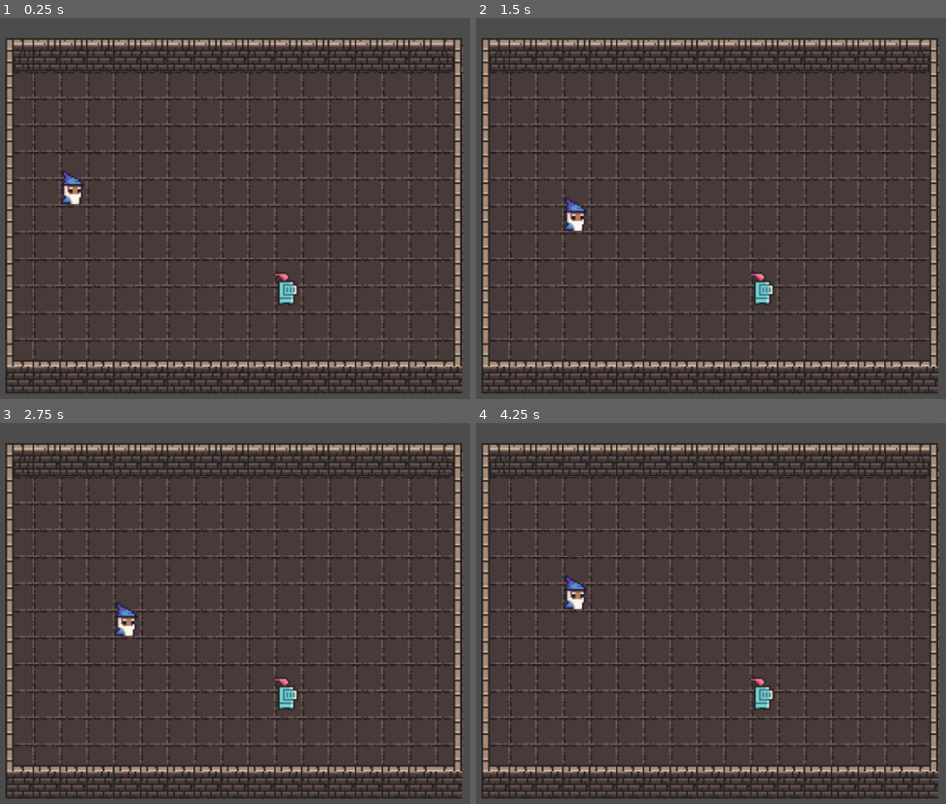
Above: before the commit, frames 1-4 (two rows, left to right).
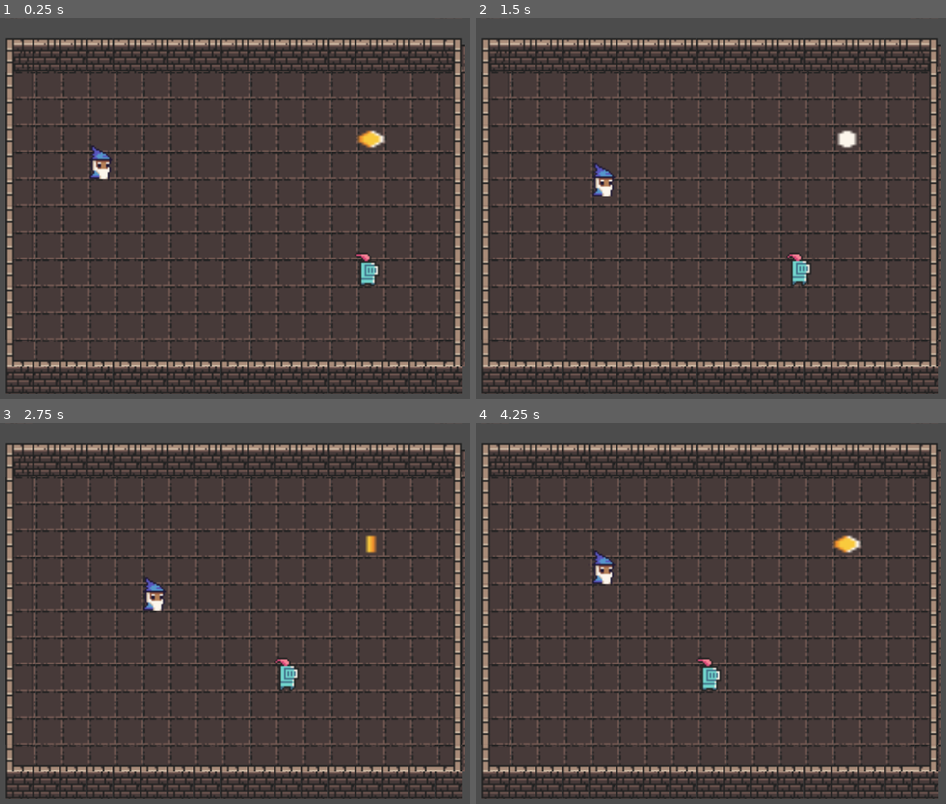
Above: after the commit, the same moments.

Repository: greenpicat/TGDJuice22
Game: Godot game, scene res://BaseScene.tscn
The game is run twice, just before and just after one commit, with the same random seed, the same clock (stepped at 60 frames per second) and the same inputs.
Inputs:
- Up to frame 1 (0.25 s): no input
- Up to frame 2 (1.5 s): hold D (right) 0.53-1.28 s; tap Enter at 1.25 s; hold S (down) from 1.28 s (still down)
- Up to frame 3 (2.75 s): release S (down) at 2.03 s; hold D (right) from 2.03 s (still down)
- Up to frame 4 (4.25 s): release D (right) at 2.78 s; hold W (up) 2.78-3.53 s; hold A (left) from 3.53 s (still down)

The runs differ from the first frame. In frame 1, 8.2% of the frame differs, in the area x 3-99%, y 6-92%; in frame 2, 8.1%; in frame 3, 8.0%; in frame 4, 8.2%.

Commit message:
Finished base game

Diff:
--- a/BaseScene.tscn
+++ b/BaseScene.tscn
@@ -1,7 +1,11 @@
-[gd_scene load_steps=29 format=2]
-
-[ext_resource path="res://Player_Area2D.gd" type="Script" id=1]
+[gd_scene load_steps=33 format=2]
+
+[ext_resource path="res://Player.gd" type="Script" id=1]
+[ext_resource path="res://Coin.tscn" type="PackedScene" id=2]
 [ext_resource path="res://0x72_DungeonTilesetII_v1.4.png" type="Texture" id=3]
+[ext_resource path="res://swordhit.ogg" type="AudioStream" id=4]
+[ext_resource path="res://coin.ogg" type="AudioStream" id=5]
+[ext_resource path="res://Knight.gd" type="Script" id=6]
 
 [sub_resource type="ConvexPolygonShape2D" id=1]
 points = PoolVector2Array( 0, 0, 16, 0, 16, 16, 0, 16 )
@@ -60,6 +64,11 @@
 7/tile_mode = 0
 7/occluder_offset = Vector2( 0, 0 )
 7/navigation_offset = Vector2( 0, 0 )
+7/shape_offset = Vector2( 0, 0 )
+7/shape_transform = Transform2D( 1, 0, 0, 1, 0, 0 )
+7/shape = SubResource( 15 )
+7/shape_one_way = false
+7/shape_one_way_margin = 1.0
 7/shapes = [ {
 "autotile_coord": Vector2( 0, 0 ),
 "one_way": false,
@@ -76,6 +85,11 @@
 9/tile_mode = 0
 9/occluder_offset = Vector2( 0, 0 )
 9/navigation_offset = Vector2( 0, 0 )
+9/shape_offset = Vector2( 0, 0 )
+9/shape_transform = Transform2D( 1, 0, 0, 1, 0, 0 )
+9/shape = SubResource( 16 )
+9/shape_one_way = false
+9/shape_one_way_margin = 1.0
 9/shapes = [ {
 "autotile_coord": Vector2( 0, 0 ),
 "one_way": false,
@@ -92,6 +106,11 @@
 10/tile_mode = 0
 10/occluder_offset = Vector2( 0, 0 )
 10/navigation_offset = Vector2( 0, 0 )
+10/shape_offset = Vector2( 0, 0 )
+10/shape_transform = Transform2D( 1, 0, 0, 1, 0, 0 )
+10/shape = SubResource( 1 )
+10/shape_one_way = false
+10/shape_one_way_margin = 1.0
 10/shapes = [ {
 "autotile_coord": Vector2( 0, 0 ),
 "one_way": false,
@@ -108,6 +127,11 @@
 11/tile_mode = 0
 11/occluder_offset = Vector2( 0, 0 )
 11/navigation_offset = Vector2( 0, 0 )
+11/shape_offset = Vector2( 0, 0 )
+11/shape_transform = Transform2D( 1, 0, 0, 1, 0, 0 )
+11/shape = SubResource( 2 )
+11/shape_one_way = false
+11/shape_one_way_margin = 1.0
 11/shapes = [ {
 "autotile_coord": Vector2( 0, 0 ),
 "one_way": false,
@@ -124,6 +148,11 @@
 12/tile_mode = 0
 12/occluder_offset = Vector2( 0, 0 )
 12/navigation_offset = Vector2( 0, 0 )
+12/shape_offset = Vector2( 0, 0 )
+12/shape_transform = Transform2D( 1, 0, 0, 1, 0, 0 )
+12/shape = SubResource( 3 )
+12/shape_one_way = false
+12/shape_one_way_margin = 1.0
 12/shapes = [ {
 "autotile_coord": Vector2( 0, 0 ),
 "one_way": false,
@@ -140,6 +169,11 @@
 13/tile_mode = 0
 13/occluder_offset = Vector2( 0, 0 )
 13/navigation_offset = Vector2( 0, 0 )
+13/shape_offset = Vector2( 0, 0 )
+13/shape_transform = Transform2D( 1, 0, 0, 1, 0, 0 )
+13/shape = SubResource( 4 )
+13/shape_one_way = false
+13/shape_one_way_margin = 1.0
 13/shapes = [ {
 "autotile_coord": Vector2( 0, 0 ),
 "one_way": false,
@@ -156,6 +190,11 @@
 14/tile_mode = 0
 14/occluder_offset = Vector2( 0, 0 )
 14/navigation_offset = Vector2( 0, 0 )
+14/shape_offset = Vector2( 0, 0 )
+14/shape_transform = Transform2D( 1, 0, 0, 1, 0, 0 )
+14/shape = SubResource( 5 )
+14/shape_one_way = false
+14/shape_one_way_margin = 1.0
 14/shapes = [ {
 "autotile_coord": Vector2( 0, 0 ),
 "one_way": false,
@@ -172,6 +211,11 @@
 15/tile_mode = 0
 15/occluder_offset = Vector2( 0, 0 )
 15/navigation_offset = Vector2( 0, 0 )
+15/shape_offset = Vector2( 0, 0 )
+15/shape_transform = Transform2D( 1, 0, 0, 1, 0, 0 )
+15/shape = SubResource( 6 )
+15/shape_one_way = false
+15/shape_one_way_margin = 1.0
 15/shapes = [ {
 "autotile_coord": Vector2( 0, 0 ),
 "one_way": false,
@@ -188,6 +232,11 @@
 16/tile_mode = 0
 16/occluder_offset = Vector2( 0, 0 )
 16/navigation_offset = Vector2( 0, 0 )
+16/shape_offset = Vector2( 0, 0 )
+16/shape_transform = Transform2D( 1, 0, 0, 1, 0, 0 )
+16/shape = SubResource( 7 )
+16/shape_one_way = false
+16/shape_one_way_margin = 1.0
 16/shapes = [ {
 "autotile_coord": Vector2( 0, 0 ),
 "one_way": false,
@@ -204,6 +253,11 @@
 17/tile_mode = 0
 17/occluder_offset = Vector2( 0, 0 )
 17/navigation_offset = Vector2( 0, 0 )
+17/shape_offset = Vector2( 0, 0 )
+17/shape_transform = Transform2D( 1, 0, 0, 1, 0, 0 )
+17/shape = SubResource( 8 )
+17/shape_one_way = false
+17/shape_one_way_margin = 1.0
 17/shapes = [ {
 "autotile_coord": Vector2( 0, 0 ),
 "one_way": false,
@@ -220,6 +274,11 @@
 18/tile_mode = 0
 18/occluder_offset = Vector2( 0, 0 )
 18/navigation_offset = Vector2( 0, 0 )
+18/shape_offset = Vector2( 0, 0 )
+18/shape_transform = Transform2D( 1, 0, 0, 1, 0, 0 )
+18/shape = SubResource( 9 )
+18/shape_one_way = false
+18/shape_one_way_margin = 1.0
 18/shapes = [ {
 "autotile_coord": Vector2( 0, 0 ),
 "one_way": false,
@@ -236,6 +295,11 @@
 20/tile_mode = 0
 20/occluder_offset = Vector2( 0, 0 )
 20/navigation_offset = Vector2( 0, 0 )
+20/shape_offset = Vector2( 0, 0 )
+20/shape_transform = Transform2D( 1, 0, 0, 1, 0, 0 )
+20/shape = SubResource( 10 )
+20/shape_one_way = false
+20/shape_one_way_margin = 1.0
 20/shapes = [ {
 "autotile_coord": Vector2( 0, 0 ),
 "one_way": false,
@@ -252,6 +316,11 @@
 21/tile_mode = 0
 21/occluder_offset = Vector2( 0, 0 )
 21/navigation_offset = Vector2( 0, 0 )
+21/shape_offset = Vector2( 0, 0 )
+21/shape_transform = Transform2D( 1, 0, 0, 1, 0, 0 )
+21/shape = SubResource( 11 )
+21/shape_one_way = false
+21/shape_one_way_margin = 1.0
 21/shapes = [ {
 "autotile_coord": Vector2( 0, 0 ),
 "one_way": false,
@@ -268,6 +337,11 @@
 22/tile_mode = 0
 22/occluder_offset = Vector2( 0, 0 )
 22/navigation_offset = Vector2( 0, 0 )
+22/shape_offset = Vector2( 0, 0 )
+22/shape_transform = Transform2D( 1, 0, 0, 1, 0, 0 )
+22/shape = SubResource( 12 )
+22/shape_one_way = false
+22/shape_one_way_margin = 1.0
 22/shapes = [ {
 "autotile_coord": Vector2( 0, 0 ),
 "one_way": false,
@@ -284,6 +358,11 @@
 23/tile_mode = 0
 23/occluder_offset = Vector2( 0, 0 )
 23/navigation_offset = Vector2( 0, 0 )
+23/shape_offset = Vector2( 0, 0 )
+23/shape_transform = Transform2D( 1, 0, 0, 1, 0, 0 )
+23/shape = SubResource( 13 )
+23/shape_one_way = false
+23/shape_one_way_margin = 1.0
 23/shapes = [ {
 "autotile_coord": Vector2( 0, 0 ),
 "one_way": false,
@@ -300,6 +379,11 @@
 24/tile_mode = 0
 24/occluder_offset = Vector2( 0, 0 )
 24/navigation_offset = Vector2( 0, 0 )
+24/shape_offset = Vector2( 0, 0 )
+24/shape_transform = Transform2D( 1, 0, 0, 1, 0, 0 )
+24/shape = SubResource( 14 )
+24/shape_one_way = false
+24/shape_one_way_margin = 1.0
 24/shapes = [ {
 "autotile_coord": Vector2( 0, 0 ),
 "one_way": false,
@@ -318,11 +402,15 @@
 0/tile_mode = 0
 0/occluder_offset = Vector2( 0, 0 )
 0/navigation_offset = Vector2( 0, 0 )
+0/shape_offset = Vector2( 0, 0 )
+0/shape_transform = Transform2D( 1, 0, 0, 1, 0, 0 )
+0/shape_one_way = false
+0/shape_one_way_margin = 0.0
 0/shapes = [  ]
 0/z_index = 0
 
 [sub_resource type="RectangleShape2D" id=19]
-extents = Vector2( 6.95526, 10.5333 )
+extents = Vector2( 6.73882, 8 )
 
 [sub_resource type="AtlasTexture" id=20]
 flags = 4
@@ -339,11 +427,11 @@
 "frames": [ SubResource( 20 ), SubResource( 21 ) ],
 "loop": true,
 "name": "default",
-"speed": 5.0
+"speed": 3.0
 } ]
 
 [sub_resource type="RectangleShape2D" id=23]
-extents = Vector2( 10, 14.4038 )
+extents = Vector2( 6, 8 )
 
 [sub_resource type="AtlasTexture" id=24]
 flags = 4
@@ -360,11 +448,10 @@
 "frames": [ SubResource( 24 ), SubResource( 25 ) ],
 "loop": true,
 "name": "default",
-"speed": 5.0
+"speed": 2.0
 } ]
 
 [node name="Node2D" type="Node2D"]
-position = Vector2( 271.073, 229.271 )
 
 [node name="Camera2D" type="Camera2D" parent="."]
 position = Vector2( 150, 120 )
@@ -379,35 +466,55 @@
 tile_data = PoolIntArray( -1, 2, 0, -65536, 2, 0, 65535, 2, 0, 0, 6, 0, 1, 14, 0, 2, 24, 0, 3, 24, 0, 4, 24, 0, 5, 24,  …(4596 unchanged characters)…
 
 [node name="GroundTiles" type="TileMap" parent="."]
-position = Vector2( 1, 0 )
+position = Vector2( 2, 0 )
 tile_set = SubResource( 18 )
 cell_size = Vector2( 16, 16 )
 format = 1
 tile_data = PoolIntArray( 65537, 0, 0, 65538, 0, 0, 65539, 0, 0, 65540, 0, 0, 65541, 0, 0, 65542, 0, 0, 65543, 0, 0, 65 …(2746 unchanged characters)…
 
-[node name="Player_Area2D" type="Area2D" parent="."]
+[node name="Player" type="Area2D" parent="."]
+position = Vector2( 57, 72 )
 script = ExtResource( 1 )
 
-[node name="CollisionShape2D" type="CollisionShape2D" parent="Player_Area2D"]
-position = Vector2( 39.9312, 84.7959 )
+[node name="CollisionShape2D" type="CollisionShape2D" parent="Player"]
+position = Vector2( 0.738815, 0 )
 shape = SubResource( 19 )
 
-[node name="RayCast2D" type="RayCast2D" parent="Player_Area2D"]
-position = Vector2( 39.9312, 84.7959 )
-
-[node name="Tween" type="Tween" parent="Player_Area2D"]
-
-[node name="AnimatedSprite" type="AnimatedSprite" parent="Player_Area2D"]
-position = Vector2( 38.9909, 79.0169 )
+[node name="RayCast2D" type="RayCast2D" parent="Player"]
+
+[node name="Tween" type="Tween" parent="Player"]
+
+[node name="AnimatedSprite" type="AnimatedSprite" parent="Player"]
+position = Vector2( 0, -8 )
 frames = SubResource( 22 )
 frame = 1
-
-[node name="Knight" type="StaticBody2D" parent="."]
-position = Vector2( 183.431, 155.62 )
+playing = true
+
+[node name="Knight" type="Area2D" parent="."]
+position = Vector2( 217, 136 )
+script = ExtResource( 6 )
 
 [node name="CollisionShape2D" type="CollisionShape2D" parent="Knight"]
+position = Vector2( 1, 0 )
 shape = SubResource( 23 )
 
 [node name="AnimatedSprite" type="AnimatedSprite" parent="Knight"]
+position = Vector2( 0, -8 )
 frames = SubResource( 26 )
 frame = 1
+playing = true
+
+[node name="Tween" type="Tween" parent="Knight"]
+
+[node name="Coin" parent="." instance=ExtResource( 2 )]
+position = Vector2( 232.927, 78.729 )
+
+[node name="HitSfx" type="AudioStreamPlayer" parent="."]
+stream = ExtResource( 4 )
+
+[node name="CoinSfx" type="AudioStreamPlayer" parent="."]
+stream = ExtResource( 5 )
+
+[connection signal="movement" from="Player" to="Knight" method="_on_Player_movement"]
+[connection signal="area_entered" from="Knight" to="Player" method="_on_Knight_area_entered"]
+[connection signal="area_entered" from="Coin" to="Player" method="_on_Coin_area_entered"]
--- /dev/null
+++ b/Coin.tscn
@@ -0,0 +1,48 @@
+[gd_scene load_steps=8 format=2]
+
+[ext_resource path="res://0x72_DungeonTilesetII_v1.4.png" type="Texture" id=1]
+
+[sub_resource type="AtlasTexture" id=1]
+flags = 4
+atlas = ExtResource( 1 )
+region = Rect2( 288, 270, 8, 18 )
+
+[sub_resource type="AtlasTexture" id=2]
+flags = 4
+atlas = ExtResource( 1 )
+region = Rect2( 296, 270, 8, 18 )
+
+[sub_resource type="AtlasTexture" id=3]
+flags = 4
+atlas = ExtResource( 1 )
+region = Rect2( 304, 270, 8, 18 )
+
+[sub_resource type="AtlasTexture" id=4]
+flags = 4
+atlas = ExtResource( 1 )
+region = Rect2( 312, 270, 8, 18 )
+
+[sub_resource type="SpriteFrames" id=5]
+animations = [ {
+"frames": [ SubResource( 1 ), SubResource( 2 ), SubResource( 3 ), SubResource( 4 ) ],
+"loop": true,
+"name": "default",
+"speed": 7.0
+} ]
+
+[sub_resource type="RectangleShape2D" id=6]
+extents = Vector2( 8, 8 )
+
+[node name="Coin" type="Area2D"]
+position = Vector2( 38.9909, 79.0169 )
+
+[node name="AnimatedSprite" type="AnimatedSprite" parent="."]
+position = Vector2( 1.0091, -3.0169 )
+scale = Vector2( 2.5, 1.38889 )
+frames = SubResource( 5 )
+frame = 3
+playing = true
+
+[node name="CollisionShape2D" type="CollisionShape2D" parent="."]
+position = Vector2( 1.0091, -7.0169 )
+shape = SubResource( 6 )
--- /dev/null
+++ b/Knight.gd
@@ -0,0 +1,41 @@
+extends Area2D
+
+
+# Declare member variables here. Examples:
+# var a = 2
+# var b = "text"
+var tile_size = 16
+var inputs = {"right": Vector2.RIGHT,
+"left": Vector2.LEFT,
+"up": Vector2.UP,
+"down": Vector2.DOWN}
+onready var tween = $Tween
+export var speed = 3
+
+
+# Called when the node enters the scene tree for the first time.
+func _ready():
+	position = position.snapped(Vector2.ONE * tile_size)
+	position += Vector2.ONE * tile_size/2
+
+
+# Called every frame. 'delta' is the elapsed time since the previous frame.
+#func _process(delta):
+#	pass
+
+
+func _on_Player_movement(pos: Vector2):
+	if pos.x < position.x:
+		move_tween(inputs["left"])
+	elif pos.x > position.x:
+		move_tween(inputs["right"])
+	elif pos.y < position.y:
+		move_tween(inputs["up"])
+	elif pos.y > position.y:
+		move_tween(inputs["down"])
+
+func move_tween(dir):
+	tween.interpolate_property(self, "position",
+		position, position + dir * tile_size,
+		1.0/speed, Tween.TRANS_SINE, Tween.EASE_IN_OUT)
+	tween.start()
--- /dev/null
+++ b/Player.gd
@@ -0,0 +1,62 @@
+extends Area2D
+
+signal movement(pos)
+
+var tile_size = 16
+var inputs = {"right": Vector2.RIGHT,
+"left": Vector2.LEFT,
+"up": Vector2.UP,
+"down": Vector2.DOWN}
+onready var ray = $RayCast2D
+onready var tween = $Tween
+export var speed = 3
+
+
+# Called when the node enters the scene tree for the first time.
+func _ready():
+	position = position.snapped(Vector2.ONE * tile_size)
+	position += Vector2.ONE * tile_size/2
+
+func _unhandled_input(event):
+	if tween.is_active():
+		return # Ignore inputs while tween is active
+	for dir in inputs.keys():
+		if event.is_action_pressed(dir):
+			move(dir)
+
+func move(dir):
+	ray.cast_to = inputs[dir] * tile_size
+	ray.force_raycast_update()
+	if !ray.is_colliding():
+		move_tween(inputs[dir])
+		emit_signal("movement", position)
+
+func move_tween(dir):
+	tween.interpolate_property(self, "position",
+		position, position + dir * tile_size,
+		1.0/speed, Tween.TRANS_SINE, Tween.EASE_IN_OUT)
+	tween.start()
+
+# Called every frame. 'delta' is the elapsed time since the previous frame.
+#func _process(delta):
+#	pass
+
+
+func _on_Coin_area_entered(area: Area2D):
+	var coin: Area2D = get_parent().get_node("Coin")
+	var knight: Area2D = get_parent().get_node("Knight")
+	var sfx: AudioStreamPlayer = get_parent().get_node("CoinSfx")
+	sfx.stream.loop = false
+	sfx.play()
+	coin.queue_free()
+	knight.queue_free()
+
+
+func _on_Knight_area_entered(area):
+	print("Hit!")
+	var knight: Area2D = get_parent().get_node("Knight")
+	var sfx: AudioStreamPlayer = get_parent().get_node("HitSfx")
+	sfx.stream.loop = false
+	sfx.play()
+	knight.queue_free()
+	queue_free()
--- a/Player_Area2D.gd
+++ /dev/null
@@ -1,31 +0,0 @@
-extends Area2D
-
-
-var tile_size = 16
-var inputs = {"right": Vector2.RIGHT,
-"left": Vector2.LEFT,
-"up": Vector2.UP,
-"down": Vector2.DOWN}
-
-
-# Called when the node enters the scene tree for the first time.
-func _ready():
-	position = position.snapped(Vector2.ONE * tile_size)
-	position += Vector2.ONE * tile_size # removed /2 to center player on tiles
-
-func _unhandled_input(event):
-	for dir in inputs.keys():
-		if event.is_action_pressed(dir):
-			move(dir)
-
-onready var ray = $RayCast2D
-
-func move(dir):
-	ray.cast_to = inputs[dir] * tile_size
-	ray.force_raycast_update()
-	if !ray.is_colliding():
-		position += inputs[dir] * tile_size
-
-# Called every frame. 'delta' is the elapsed time since the previous frame.
-#func _process(delta):
-#	pass
--- a/project.godot
+++ b/project.godot
@@ -10,7 +10,6 @@
 
 _global_script_classes=[  ]
 _global_script_class_icons={
-
 }
 
 [application]
@@ -27,32 +26,32 @@
 
 ui_left={
 "deadzone": 0.5,
-"events": [ Object(InputEventKey,"resource_local_to_scene":false,"resource_name":"","device":0,"alt":false,"shift":false,"control":false,"meta":false,"command":false,"pressed":false,"scancode":16777231,"unicode":0,"echo":false,"script":null)
+"events": [ Object(InputEventKey,"resource_local_to_scene":false,"resource_name":"","device":0,"alt":false,"shift":false,"control":false,"meta":false,"command":false,"pressed":false,"scancode":16777231,"physical_scancode":0,"unicode":0,"echo":false,"script":null)
 , Object(InputEventJoypadButton,"resource_local_to_scene":false,"resource_name":"","device":0,"button_index":14,"pressure":0.0,"pressed":false,"script":null)
  ]
 }
 up={
 "deadzone": 0.5,
-"events": [ Object(InputEventKey,"resource_local_to_scene":false,"resource_name":"","device":0,"alt":false,"shift":false,"control":false,"meta":false,"command":false,"pressed":false,"scancode":87,"unicode":0,"echo":false,"script":null)
-, Object(InputEventKey,"resource_local_to_scene":false,"resource_name":"","device":0,"alt":false,"shift":false,"control":false,"meta":false,"command":false,"pressed":false,"scancode":16777232,"unicode":0,"echo":false,"script":null)
+"events": [ Object(InputEventKey,"resource_local_to_scene":false,"resource_name":"","device":0,"alt":false,"shift":false,"control":false,"meta":false,"command":false,"pressed":false,"scancode":87,"physical_scancode":0,"unicode":0,"echo":false,"script":null)
+, Object(InputEventKey,"resource_local_to_scene":false,"resource_name":"","device":0,"alt":false,"shift":false,"control":false,"meta":false,"command":false,"pressed":false,"scancode":16777232,"physical_scancode":0,"unicode":0,"echo":false,"script":null)
  ]
 }
 down={
 "deadzone": 0.5,
-"events": [ Object(InputEventKey,"resource_local_to_scene":false,"resource_name":"","device":0,"alt":false,"shift":false,"control":false,"meta":false,"command":false,"pressed":false,"scancode":83,"unicode":0,"echo":false,"script":null)
-, Object(InputEventKey,"resource_local_to_scene":false,"resource_name":"","device":0,"alt":false,"shift":false,"control":false,"meta":false,"command":false,"pressed":false,"scancode":16777234,"unicode":0,"echo":false,"script":null)
+"events": [ Object(InputEventKey,"resource_local_to_scene":false,"resource_name":"","device":0,"alt":false,"shift":false,"control":false,"meta":false,"command":false,"pressed":false,"scancode":83,"physical_scancode":0,"unicode":0,"echo":false,"script":null)
+, Object(InputEventKey,"resource_local_to_scene":false,"resource_name":"","device":0,"alt":false,"shift":false,"control":false,"meta":false,"command":false,"pressed":false,"scancode":16777234,"physical_scancode":0,"unicode":0,"echo":false,"script":null)
  ]
 }
 left={
 "deadzone": 0.5,
-"events": [ Object(InputEventKey,"resource_local_to_scene":false,"resource_name":"","device":0,"alt":false,"shift":false,"control":false,"meta":false,"command":false,"pressed":false,"scancode":65,"unicode":0,"echo":false,"script":null)
-, Object(InputEventKey,"resource_local_to_scene":false,"resource_name":"","device":0,"alt":false,"shift":false,"control":false,"meta":false,"command":false,"pressed":false,"scancode":16777231,"unicode":0,"echo":false,"script":null)
+"events": [ Object(InputEventKey,"resource_local_to_scene":false,"resource_name":"","device":0,"alt":false,"shift":false,"control":false,"meta":false,"command":false,"pressed":false,"scancode":65,"physical_scancode":0,"unicode":0,"echo":false,"script":null)
+, Object(InputEventKey,"resource_local_to_scene":false,"resource_name":"","device":0,"alt":false,"shift":false,"control":false,"meta":false,"command":false,"pressed":false,"scancode":16777231,"physical_scancode":0,"unicode":0,"echo":false,"script":null)
  ]
 }
 right={
 "deadzone": 0.5,
-"events": [ Object(InputEventKey,"resource_local_to_scene":false,"resource_name":"","device":0,"alt":false,"shift":false,"control":false,"meta":false,"command":false,"pressed":false,"scancode":68,"unicode":0,"echo":false,"script":null)
-, Object(InputEventKey,"resource_local_to_scene":false,"resource_name":"","device":0,"alt":false,"shift":false,"control":false,"meta":false,"command":false,"pressed":false,"scancode":16777233,"unicode":0,"echo":false,"script":null)
+"events": [ Object(InputEventKey,"resource_local_to_scene":false,"resource_name":"","device":0,"alt":false,"shift":false,"control":false,"meta":false,"command":false,"pressed":false,"scancode":68,"physical_scancode":0,"unicode":0,"echo":false,"script":null)
+, Object(InputEventKey,"resource_local_to_scene":false,"resource_name":"","device":0,"alt":false,"shift":false,"control":false,"meta":false,"command":false,"pressed":false,"scancode":16777233,"physical_scancode":0,"unicode":0,"echo":false,"script":null)
  ]
 }
 
Not shown, added: coin.ogg.import
Not shown, added: swordhit.ogg.import
Not shown, added: coin.ogg
Not shown, added: swordhit.ogg
